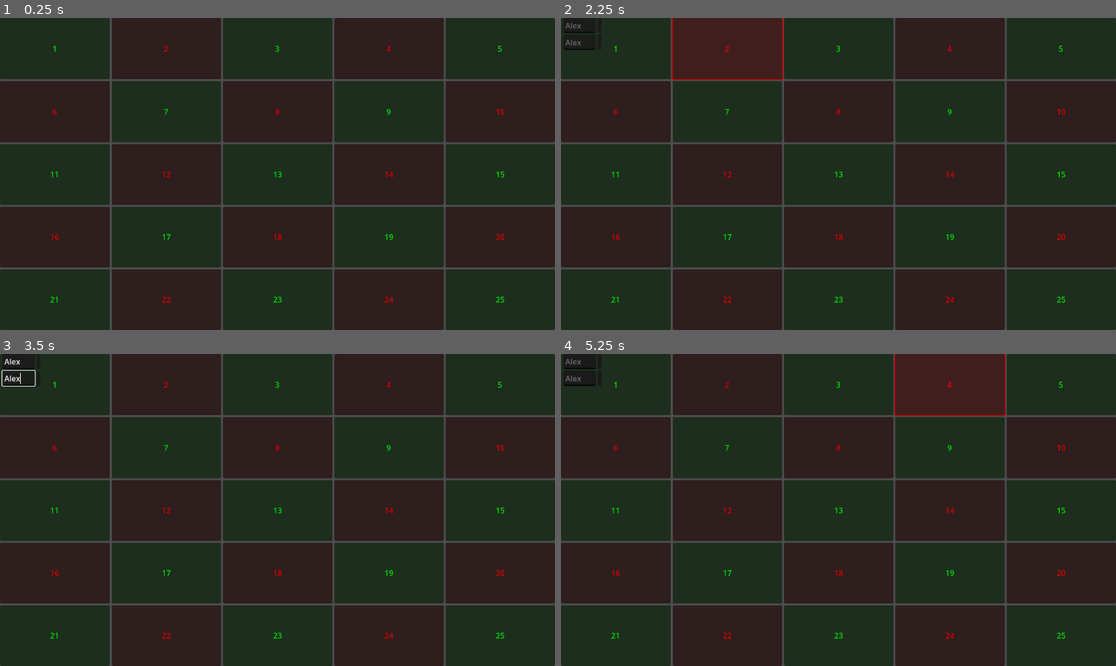
Above: before the commit, frames 1-4 (two rows, left to right).
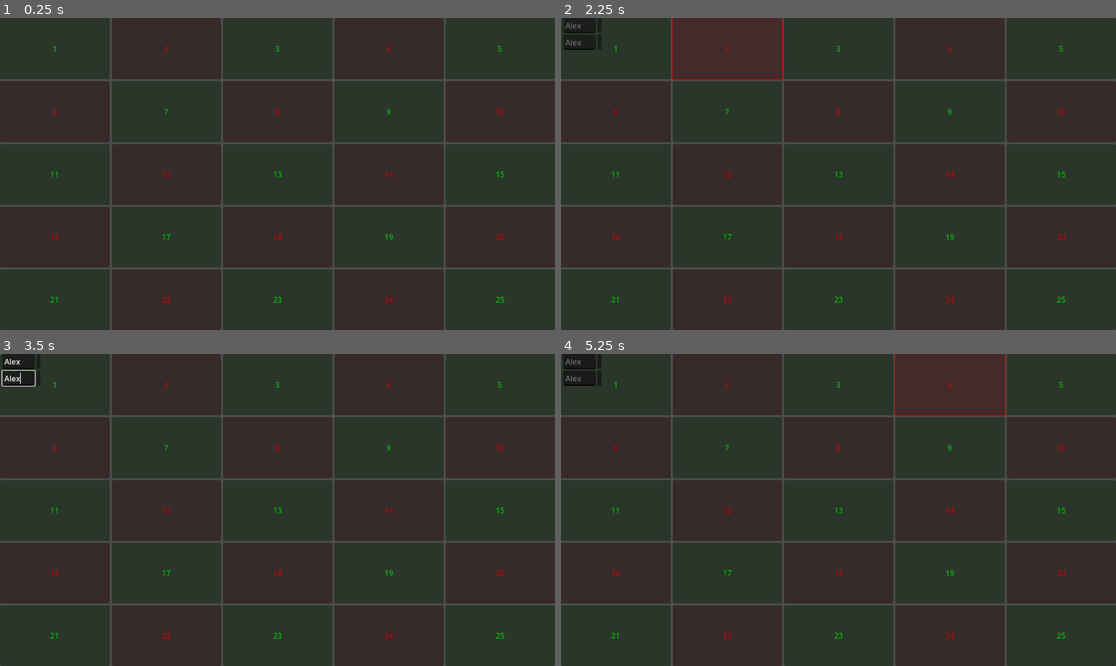
Above: after the commit, the same moments.

Repository: MagikBased/AdventOfCode
Game: Godot game, scene res://Scenes/Main.tscn
Two runs of this game, one before a commit and one after it. Both use one fixed random seed, a clock stepped at 60 frames per second and the inputs below.
Inputs (mouse positions are in pixels of both pictures, inside the frame that each line leads up to):
- Up to frame 1 (0.25 s): no input
- Up to frame 2 (2.25 s): click "1" at 0.5 s; click (577, 24) at 1.27 s; type "Alex" at 1.35 s; click (577, 42) at 1.5 s; type "Alex" at 1.58 s; click "2" at 2 s
- Up to frame 3 (3.5 s): click (16, 360) at 2.77 s; type "Alex" at 2.85 s; click (16, 378) at 3 s; type "Alex" at 3.08 s
- Up to frame 4 (5.25 s): click "3" at 3.5 s; click (577, 360) at 4.27 s; type "Alex" at 4.35 s; click (577, 378) at 4.5 s; type "Alex" at 4.58 s; click "4" at 5 s

The runs differ from the first frame. In frame 1, 0.2% of the frame differs, in the area x 9-91%, y 8-92%; in frame 2, 0.3%, in the area x 9-91%, y 0-92%; in frame 3, 0.2%; in frame 4, 0.3%.
Error in both runs: Invalid access of index '1' on a base object of type: 'PackedStringArray'. (res://Scripts/2024/Day1.gd:12)

Commit message:
Dirty solution for day 5 part 2

Diff:
--- a/Scenes/Main.tscn
+++ b/Scenes/Main.tscn
@@ -8,7 +8,6 @@
 [node name="Snowfall" parent="." instance=ExtResource("2_uyrro")]
 visible = false
 position = Vector2(576, 324)
-scale = Vector2(1152, 648)
 
 [node name="DayButtons" parent="." instance=ExtResource("2_mjvo4")]
 
--- a/Scenes/snowfall.tscn
+++ b/Scenes/snowfall.tscn
@@ -12,6 +12,8 @@
 shader_parameter/wind = 0.0
 
 [node name="Snowfall" type="Node2D"]
+position = Vector2(576, 0)
+scale = Vector2(1152, 648)
 
 [node name="Sprite2D" type="Sprite2D" parent="."]
 material = SubResource("ShaderMaterial_4ellx")
--- a/Scripts/2024/Day5.gd
+++ b/Scripts/2024/Day5.gd
@@ -2,13 +2,14 @@
 
 var silver = 0
 var gold = 0
-
 
 func _ready() -> void:
 	var input_sections = [[]]
 	var section_one = []
 	var section_two = []
 	var rules = {}
+	var fixed_updates = []
+
 	for line in Main.lines:
 		if line.is_empty():
 			input_sections.append([])
@@ -17,6 +18,7 @@
 	if input_sections.size() > 1:
 		section_one = input_sections[0]
 		section_two = input_sections[1]
+
 	for rule in section_one:
 		var pages = rule.split("|")
 		var before = pages[0].to_int()
@@ -24,32 +26,45 @@
 		if not rules.has(before):
 			rules[before] = []
 		rules[before].append(after)
-	print(rules)
+
 	for update in section_two:
 		var update_pages = update.split(",") as Array
 		for i in range(update_pages.size()):
 			update_pages[i] = update_pages[i].to_int()
-		#print("update pages: ",update_pages)
-		var page_indexes = {}
-		for k in range(update_pages.size()):
-			page_indexes[update_pages[k]] = k
-		var is_valid_update = true
-		for page in update_pages:
-			if rules.has(page):
-				for after_page in rules[page]:
-					if update_pages.has(after_page) and page_indexes[after_page] < page_indexes[page]:
-						is_valid_update = false
+
+		if is_valid_update(update_pages, rules):
+			#print("Valid update: ", update_pages)
+			silver += update_pages[int(update_pages.size() / 2)]
+		else:
+			#print("Invalid update: ", update_pages)
+			#print(update_pages)
+			while not is_valid_update(update_pages, rules):
+				for i in range(update_pages.size()):
+					var page_a = update_pages[i]
+					var page_b = update_pages[i+1]
+					if page_a not in rules or page_b not in rules[page_a]:
+						var temp = update_pages[i]
+						update_pages.remove_at(i)
+						update_pages.append(temp)
+						#print(update_pages)
 						break
-			if not is_valid_update:
-				break
-		if is_valid_update:
-			#print("Valid update: ", update_pages)
-			silver += update_pages[update_pages.size()/2]
-		else:
-			pass
-			#print("Invalid update: ", update_pages)
+					else:
+						continue
+			fixed_updates.append(update_pages)
+	#print("Fixed updates: ",fixed_updates)
+	for fixed_update in fixed_updates:
+		gold += fixed_update[int(fixed_update.size() / 2)]
 
+	print("Part One: ", silver)
+	print("Part Two: ", gold)
 
-
-	print("Part One: ",silver)
-	print("Part Two: ",gold)
+func is_valid_update(update_pages: Array, rules: Dictionary) -> bool:
+	var page_indexes = {}
+	for k in range(update_pages.size()):
+		page_indexes[update_pages[k]] = k
+	for page in update_pages:
+		if rules.has(page):
+			for after_page in rules[page]:
+				if update_pages.has(after_page) and page_indexes[after_page] < page_indexes[page]:
+					return false
+	return true
--- a/Scripts/DayButtons.gd
+++ b/Scripts/DayButtons.gd
@@ -1,7 +1,7 @@
 extends Control
 
-var red = Color(1,0,0)
-var green = Color(0,1,0)
+var red = Color(1,0,0,0.75)
+var green = Color(0,1,0,0.75)
 
 var current_year = 2024
 var results_ui_scene = preload("res://Scenes/results_ui.tscn")
@@ -22,6 +22,7 @@
 			button.modulate = red
 		else:
 			button.modulate = green
+		#print("Button modulate: ", button.modulate, ", Visible: ", button.visible)
 		var callable = Callable(self, "_on_Button_pressed").bind(button_number)
 		button.connect("pressed", callable)
 		grid.add_child(button)
--- a/project.godot
+++ b/project.godot
@@ -18,3 +18,7 @@
 [autoload]
 
 Main="*res://Scripts/Main.gd"
+
+[debug]
+
+gdscript/warnings/integer_division=0
